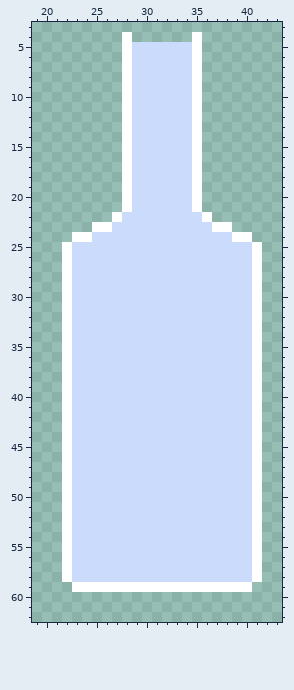
Pixel-art file: Assets/Sprites/whiskey.aseprite. This is how it looked before the edit.
64x64 pixels, 1 frame. Shown: x 19..43, y 3..62.
The same view after the edit:
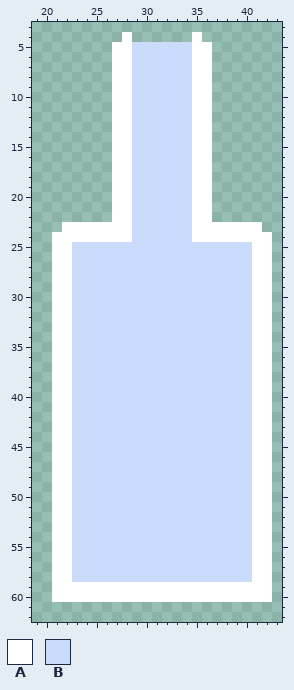
Palette (. is transparent): A #ffffff  B #cbdbfc
The exact change:
y 5..21: x 27 . -> A; x 36 . -> A
y 22: x 28 B -> A; x 35 B -> A
y 23: x 22..24 ... -> AAA; x 27..28 BB -> AA; x 35..36 BB -> AA; x 39..41 ... -> AAA
y 24: x 21..22 .. -> AA; x 25..28 BBBB -> AAAA; x 35..38 BBBB -> AAAA; x 41..42 .. -> AA
y 25..58: x 21 . -> A; x 42 . -> A
y 59: x 21..22 .. -> AA; x 41..42 .. -> AA
y 60: x 21..42 ...................... -> AAAAAAAAAAAAAAAAAAAAAA
Where, in picture pixels (left, top, right, bottom), the same in both pictures:
changed: (52, 42, 272, 602)
